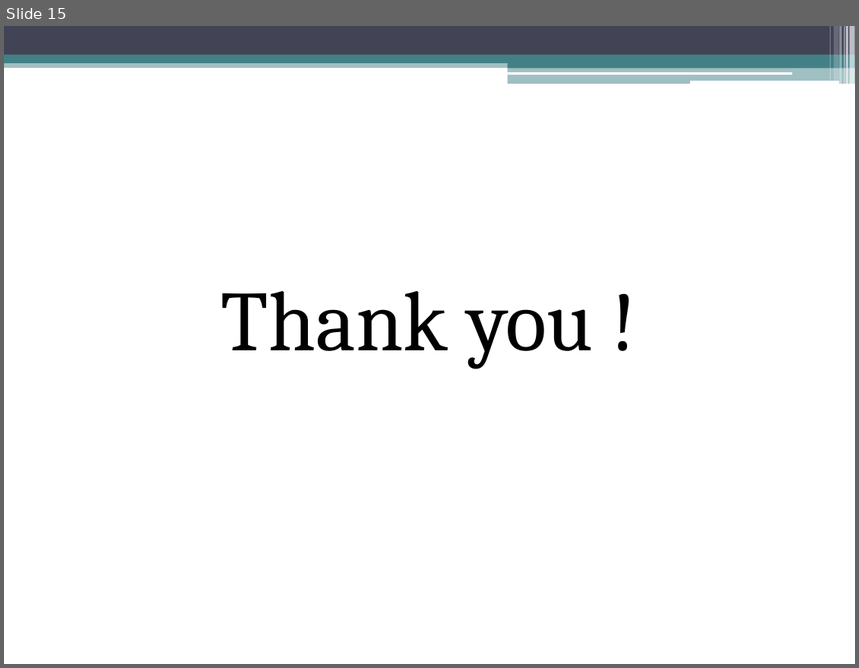
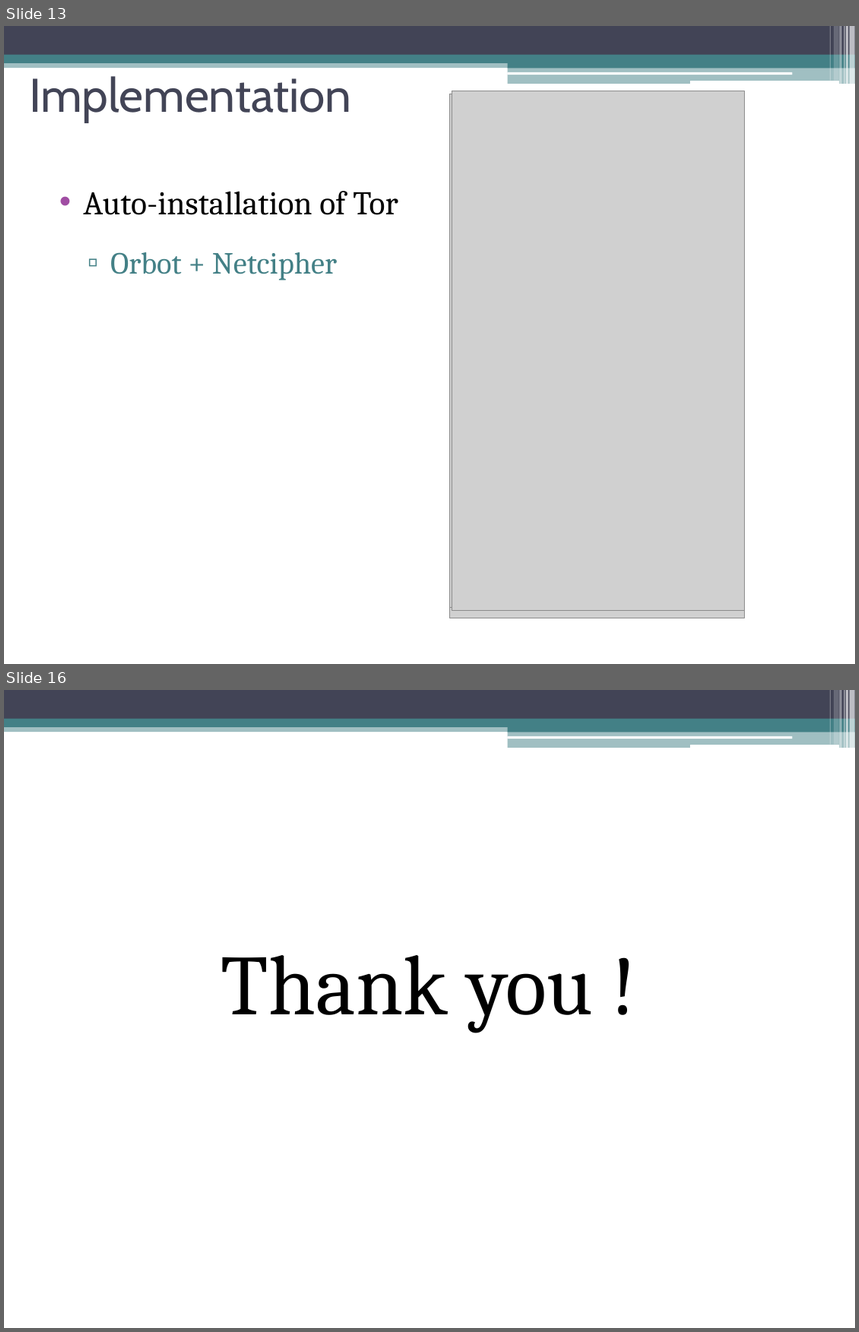
Before and after one commit to amosfu/FollowMe2, a slide deck: FollowMe2.pptx. Shown one above the other, each under a label of ours: slide 15 before the commit, slides 13 and 16 after it; the slides between them are not shown. The pictures are 859x668 and 859x1332 pixels, drawn with LibreOffice and Linux fonts; fonts in the diff are those of the drawing; grey boxes stand for pictures. Boxes give left, top, right and bottom in pixels: in the first picture for what was removed or moved away, otherwise in the second. Text is boxed around its words. In the diff, an @@ line names an element or a change of style, - is before the commit and + after.

```diff
--- a/FollowMe2.pptx
+++ b/FollowMe2.pptx
@@ slide 13 added at (4, 26, 855, 664), background #FFFFFF; not listed: 13 template elements that a slide beside it also shows @@
@@ title added at (29, 76, 352, 123), 40 pt, text #424456 @@
+Implementation
@@ picture added at (452, 91, 744, 610) @@
@@ picture added at (450, 94, 744, 619) @@
@@ picture added at (450, 94, 739, 607) @@
@@ text added at (83, 191, 398, 281), 28 pt, text #000000 @@
+• Auto-installation of Tor
+  ▫ Orbot + Netcipher
@@ what was slide 15 is now slide 16 @@
```
Also in this commit, not shown: 8 slides changed, 2 other slides added, 2 slides removed.
